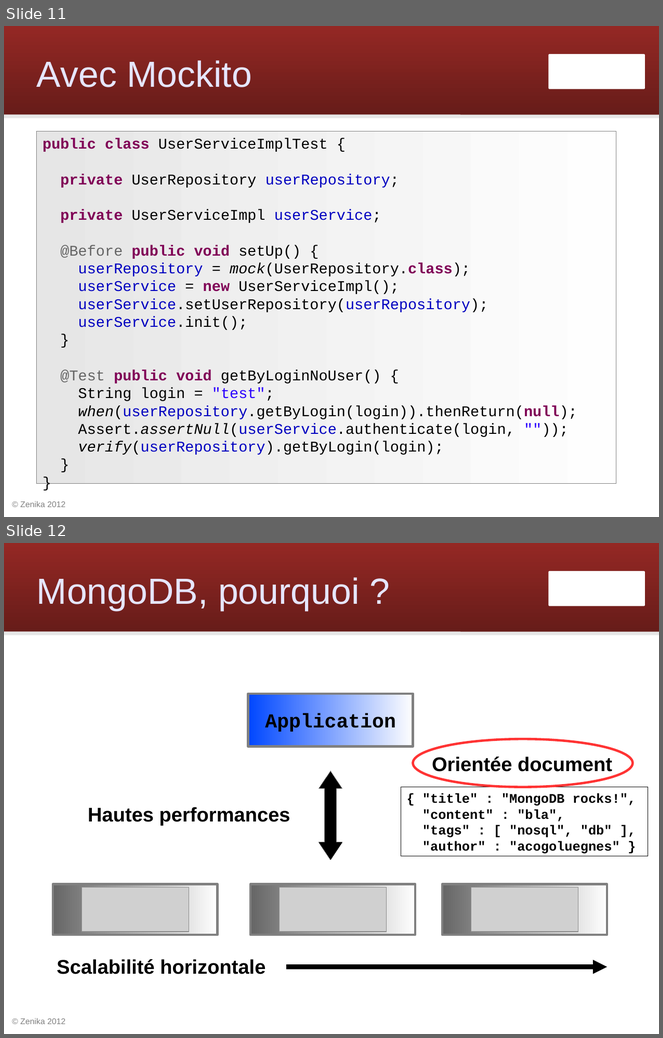
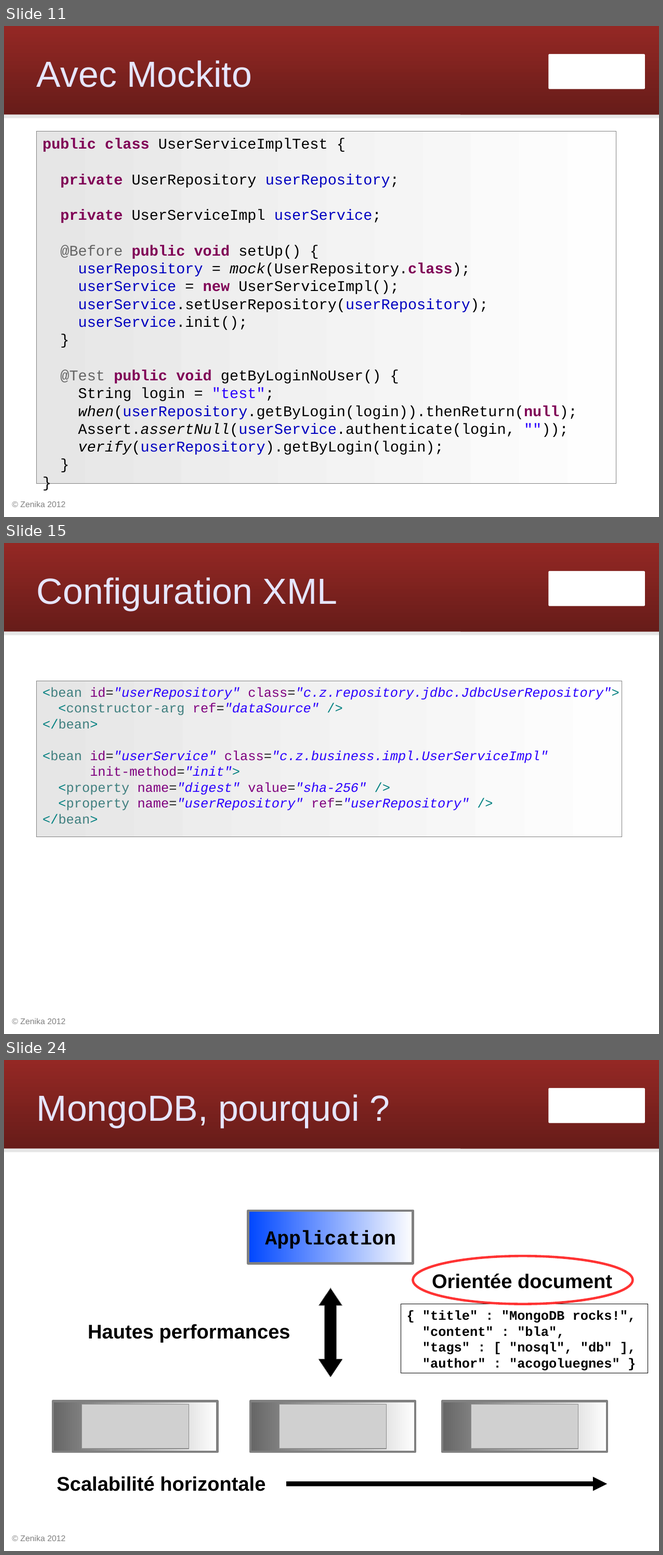
Before and after one commit to Zenika/workshop-spring-core, a slide deck: spring-workshop.odp. Shown one above the other, each under a label of ours: slides 11 and 12 before the commit, slides 11, 15 and 24 after it; the slides between them are not shown. The pictures are 663x1038 and 663x1555 pixels, drawn with LibreOffice and Linux fonts; fonts in the diff are those of the drawing; grey boxes stand for pictures; background and template pictures are left out. Boxes give left, top, right and bottom in pixels: in the first picture for what was removed or moved away, otherwise in the second. Text is boxed around its words. In the diff, an @@ line names an element or a change of style, - is before the commit and + after.

Commit message:
slides configuration XML

```diff
--- a/spring-workshop.odp
+++ b/spring-workshop.odp
@@ slide 15 added at box(4, 543, 659, 1034), background #FFFFFF; not listed: 4 template elements that a slide beside it also shows @@
@@ title added at box(37, 577, 338, 611), 44 pt, text #E6E6FF @@
+Configuration XML
@@ rectangle added at box(37, 681, 622, 837), fill gradient #E6E6E6 to #FEFEFE, outline #808080 0 pt, 16 pt, text #2A00FF, italic @@
+<bean id="userRepository" class="c.z.repository.jdbc.JdbcUserRepository">
+<constructor-arg ref="dataSource" />
+</bean>
+<bean id="userService" class="c.z.business.impl.UserServiceImpl"
+init-method="init">
+<property name="digest" value="sha-256" />
+<property name="userRepository" ref="userRepository" />
+</bean>
@@ what was slide 12 is now slide 24 @@
```
Also in this commit, not shown: 11 other slides added, 1 other file.
